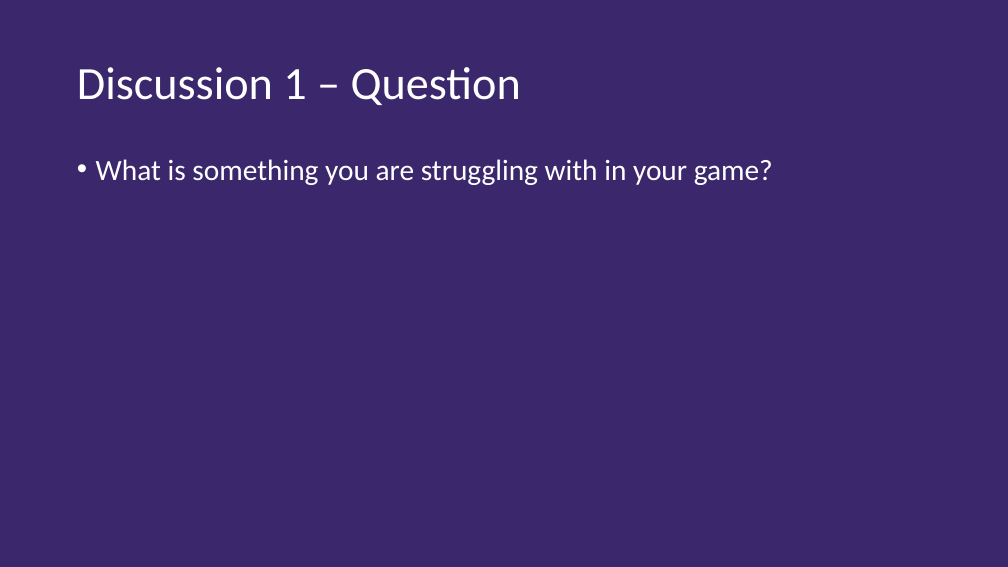
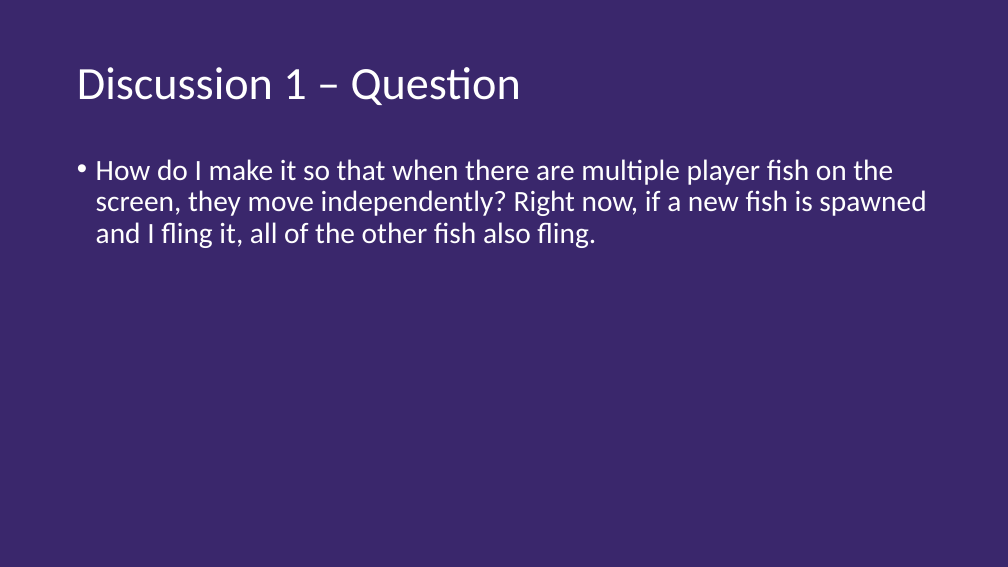
Before and after one commit to spencersmith24/CS315_Project1, a slide deck: slide 4 of CS315 P1 Production.pptx. Drawn at 1008x567 pixels with LibreOffice and Linux fonts; fonts in the diff are those of the drawing. Boxes give left, top, right and bottom in pixels: in the first picture for what was removed or moved away, otherwise in the second. Text is boxed around its words. In the diff, an @@ line names an element or a change of style, - is before the commit and + after.

Commit message:
i lowkey have no idea what i did

```diff
--- a/CS315 P1 Production.pptx
+++ b/CS315 P1 Production.pptx
@@ text at (x1=96, y1=159, x2=926, y2=248): text changed @@
-• What is something you are struggling with in your game?
+• How do I make it so that when there are multiple player fish on the screen, they move independently? Right now, if a new fish is spawned and I fling it, all of the other fish also fling.
```
Also in this commit, not shown: 7 other slides changed, 10 other files.
